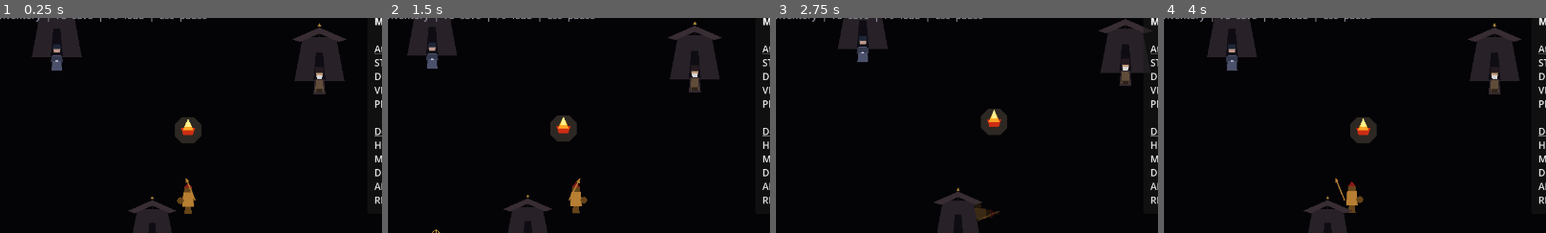
Above: before the commit, frames 1-4 (left to right).
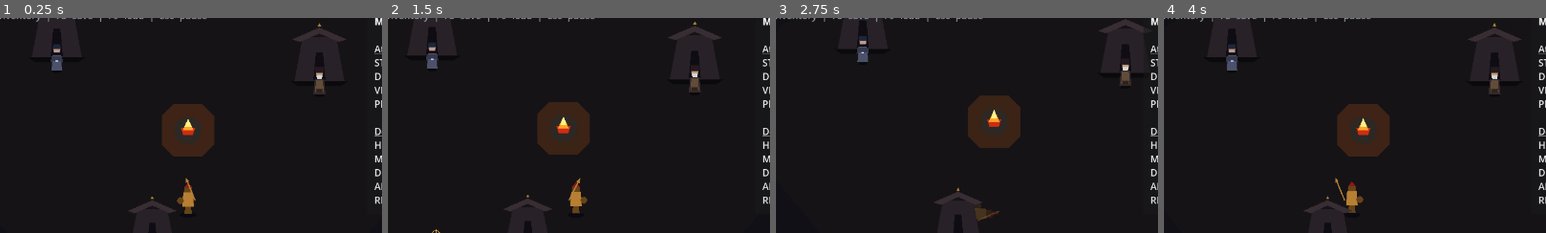
Above: after the commit, the same moments.

Repository: GhrammR/Erebus-Forsaken
Game: Godot game, scene res://scenes/main.tscn
Two runs of this game, one before a commit and one after it. Both use one fixed random seed, a clock stepped at 60 frames per second and the inputs below.
Inputs (mouse positions are % of the whole screen's width and height, from its top left):
- Up to frame 1 (0.25 s): no input
- Up to frame 2 (1.5 s): tap Enter at 0.5 s; move the mouse to (72, 45) at 0.52 s; hold D (move_right) 0.53-1.25 s; tap E at 0.6 s; click (72, 45) at 0.67 s; tap Space at 0.77 s; drag from (30, 55) to (64, 19) at 1.27 s
- Up to frame 3 (2.75 s): move the mouse to (60, 28) at 2.02 s; hold D (move_right) from 2.03 s (still down); tap K at 2.1 s
- Up to frame 4 (4 s): release D (move_right) at 2.75 s; drag from (45, 70) to (37, 12) at 2.77 s; tap Space at 3.5, 3.77 s; move the mouse to (80, 65) at 3.52 s; hold A (move_left) from 3.53 s (still down); tap M at 3.6 s
The pictures show only the part of the screen within x 25-75%, y 4-54%; the shares and areas given below are measured in that part.

The runs differ from the first frame. In frame 1, 2.3% of the frame differs, in the area x 42-57%, y 40-65%; in frame 2, 2.3%; in frame 3, 2.3%; in frame 4, 2.3%.

Commit message:
polish(stage 6): click-to-interact + selection ring + chrome cleanup
Click-to-interact (final form):
- Tight silhouette-shaped hit test (|x| < 14, y in [-50, 6]) — a
  click on adjacent ground no longer engages an NPC. The previous
  radius-based test caught clicks well outside the visible sprite.
- SelectionRing scene under each NPC's feet: outer halo, gold ring,
  ground-color cutout. Rendered at z=-1 absolute (above ground
  polygons, below sprite parts). Toggled via modulate.a so it
  bypasses any y-sort + z_index visibility edge cases.
- Status feedback ("Targeting Kallias the Salvager") on click,
  cleared on arrival.
- Same wiring in scenes/game.gd and test/town_workbench.gd.

Respawn input reset:
- PlayerInput.clear_click_target() drops pending target + emits
  click_target_cleared. Player._respawn() calls it and zeroes
  _intent/velocity so the respawned player stands still instead
  of immediately marching to the pre-death destination.
- failure-modes #19 documents the stale-input pattern.

Splash chrome hidden by workbench:
- main.gd hides BuildLabel, HintLabel, AND Background by default.
  Only the --splash branch re-shows them. Previously the Background
  ColorRect (1280x720 at world (0,0), z=0) covered the camp.
- art: fire pit Glow shrunk 180->88 and alpha 0.28->0.18 so the
  warm halo reads as ambient firelight, not a flood.
- threshold_camp VoidBackground and town_workbench Background
  pushed to z=-100 absolute so they don't compete with on-zone
  decorative polygons.

Death-penalty design parked at Stage 7 (multi-choice prompt
recorded in act1-status).

Diff:
--- /dev/null
+++ b/art/procedural/npcs/selection_ring.tscn
@@ -0,0 +1,18 @@
+[gd_scene format=3]
+
+[node name="SelectionRing" type="Node2D"]
+z_index = -1
+z_as_relative = false
+position = Vector2(0, 4)
+
+[node name="Halo" type="Polygon2D" parent="."]
+polygon = PackedVector2Array(-28, 0, -24, -8, -14, -12, 0, -13, 14, -12, 24, -8, 28, 0, 24, 8, 14, 12, 0, 13, -14, 12, -24, 8)
+color = Color(1.0, 0.85, 0.30, 0.45)
+
+[node name="Ring" type="Polygon2D" parent="."]
+polygon = PackedVector2Array(-22, 0, -19, -6, -11, -9, 0, -10, 11, -9, 19, -6, 22, 0, 19, 6, 11, 9, 0, 10, -11, 9, -19, 6)
+color = Color(1.0, 0.95, 0.55, 1.0)
+
+[node name="Cutout" type="Polygon2D" parent="."]
+polygon = PackedVector2Array(-16, 0, -14, -4, -8, -7, 0, -8, 8, -7, 14, -4, 16, 0, 14, 4, 8, 7, 0, 8, -8, 7, -14, 4)
+color = Color(0.07, 0.065, 0.09, 1)
--- a/art/procedural/zones/fire_pit.tscn
+++ b/art/procedural/zones/fire_pit.tscn
@@ -26,7 +26,7 @@
 "times": PackedFloat32Array(0.0, 0.7, 1.4),
 "transitions": PackedFloat32Array(1, 1, 1),
 "update": 0,
-"values": [Color(1, 0.85, 0.6, 0.28), Color(1, 0.7, 0.4, 0.36), Color(1, 0.85, 0.6, 0.28)]
+"values": [Color(1, 0.85, 0.6, 0.16), Color(1, 0.7, 0.4, 0.22), Color(1, 0.85, 0.6, 0.16)]
 }
 
 [sub_resource type="AnimationLibrary" id="anim_lib"]
@@ -39,8 +39,8 @@
 
 [node name="Glow" type="Polygon2D" parent="."]
 z_index = -1
-modulate = Color(1, 0.85, 0.6, 0.28)
-polygon = PackedVector2Array(-90, -50, -50, -90, 50, -90, 90, -50, 90, 50, 50, 90, -50, 90, -90, 50)
+modulate = Color(1, 0.85, 0.6, 0.18)
+polygon = PackedVector2Array(-44, -24, -24, -44, 24, -44, 44, -24, 44, 24, 24, 44, -24, 44, -44, 24)
 color = Color(1.0, 0.55, 0.15, 1)
 
 [node name="Stones" type="Polygon2D" parent="."]
--- a/scenes/game.gd
+++ b/scenes/game.gd
@@ -20,6 +20,15 @@
 @onready var _status: Label = $HUD/Status
 @onready var _info: Label = $HUD/DebugInfo
 @onready var _click_marker: Node2D = $ClickMarker
+
+## Click-to-interact target — set when the player clicks on an NPC's
+## body footprint, auto-fires interact() once the player walks into
+## the NPC's range. Tight radius (sprite torso, not the wide
+## "press E" InteractArea) so clicking adjacent ground walks there
+## without engaging the NPC. The targeted NPC shows a SelectionRing
+## under its feet until consumed or cleared.
+const _CLICK_NPC_RADIUS: float = 22.0
+var _pending_interact_npc: Npc = null
 
 func _ready() -> void:
 	_help.text = "Click=move  |  WASD  |  E=interact  |  I=inventory  |  F5=save  |  F9=load  |  Esc=pause"
@@ -80,9 +89,36 @@
 func _on_click_target_set(world_pos: Vector2) -> void:
 	_click_marker.global_position = world_pos
 	_click_marker.visible = true
+	# Did this click land on an NPC's body footprint? If so queue
+	# auto-interact + show the selection ring. Otherwise clear any
+	# prior pending NPC (player redirected with a fresh click).
+	_set_pending_npc(_find_npc_at(world_pos))
 
 func _on_click_target_cleared() -> void:
 	_click_marker.visible = false
+
+func _find_npc_at(world_pos: Vector2) -> Npc:
+	if _camp == null:
+		return null
+	var npcs := _camp.find_children("*", "Npc", true, false)
+	for n in npcs:
+		var npc := n as Npc
+		if npc == null:
+			continue
+		if npc.click_hits(world_pos, _CLICK_NPC_RADIUS):
+			return npc
+	return null
+
+func _set_pending_npc(npc: Npc) -> void:
+	if _pending_interact_npc == npc:
+		return
+	if _pending_interact_npc != null and is_instance_valid(_pending_interact_npc):
+		_pending_interact_npc.set_selected(false)
+	_pending_interact_npc = npc
+	if npc != null:
+		npc.set_selected(true)
+		_status.text = "Targeting %s" % npc.display_name
+		_status.modulate = Color(1.0, 0.85, 0.30, 1)
 
 func _on_interact_pressed() -> void:
 	var npcs := _camp.find_children("*", "Npc", true, false)
@@ -113,6 +149,14 @@
 func _process(_delta: float) -> void:
 	if _player == null:
 		return
+	# Auto-interact once the player arrives at a clicked NPC.
+	if _pending_interact_npc != null:
+		if not is_instance_valid(_pending_interact_npc):
+			_pending_interact_npc = null
+		elif _pending_interact_npc.is_in_range():
+			var n := _pending_interact_npc
+			_set_pending_npc(null)
+			n.interact()
 	var w := _player.get_wallet()
 	var gold_str := "%d g" % w.gold if w != null else "0 g"
 	_info.text = "pos=(%d,%d)   zone=%s   %s" % [
--- a/scenes/game.tscn
+++ b/scenes/game.tscn
@@ -16,6 +16,8 @@
 
 [node name="Background" type="ColorRect" parent="."]
 mouse_filter = 2
+z_index = -100
+z_as_relative = false
 offset_left = -2000.0
 offset_top = -2000.0
 offset_right = 2000.0
--- a/scenes/npc/eurynome.tscn
+++ b/scenes/npc/eurynome.tscn
@@ -1,7 +1,8 @@
-[gd_scene load_steps=5 format=3]
+[gd_scene load_steps=6 format=3]
 
 [ext_resource type="Script" path="res://scripts/npc/eurynome.gd" id="1_e"]
 [ext_resource type="PackedScene" path="res://art/procedural/npcs/eurynome_sprite.tscn" id="2_es"]
+[ext_resource type="PackedScene" path="res://art/procedural/npcs/selection_ring.tscn" id="3_sel"]
 
 [sub_resource type="CapsuleShape2D" id="cap_feet"]
 radius = 5.0
@@ -18,6 +19,8 @@
 script = ExtResource("1_e")
 display_name = "Eurynome"
 quest_id = &"eurynome_relic"
+
+[node name="SelectionRing" parent="." instance=ExtResource("3_sel")]
 
 [node name="SpriteAnchor" type="Node2D" parent="."]
 
--- a/scenes/npc/kallias.tscn
+++ b/scenes/npc/kallias.tscn
@@ -1,8 +1,9 @@
-[gd_scene load_steps=6 format=3]
+[gd_scene load_steps=7 format=3]
 
 [ext_resource type="Script" path="res://scripts/npc/kallias.gd" id="1_k"]
 [ext_resource type="PackedScene" path="res://art/procedural/npcs/kallias_sprite.tscn" id="2_ks"]
 [ext_resource type="Resource" path="res://data/npc/kallias_stock.tres" id="3_st"]
+[ext_resource type="PackedScene" path="res://art/procedural/npcs/selection_ring.tscn" id="4_sel"]
 
 [sub_resource type="CapsuleShape2D" id="cap_feet"]
 radius = 5.0
@@ -19,6 +20,8 @@
 script = ExtResource("1_k")
 display_name = "Kallias the Salvager"
 stock = ExtResource("3_st")
+
+[node name="SelectionRing" parent="." instance=ExtResource("4_sel")]
 
 [node name="SpriteAnchor" type="Node2D" parent="."]
 
--- a/scenes/zones/threshold_camp.tscn
+++ b/scenes/zones/threshold_camp.tscn
@@ -25,6 +25,8 @@
 
 [node name="VoidBackground" type="ColorRect" parent="."]
 mouse_filter = 2
+z_index = -100
+z_as_relative = false
 offset_left = -2400.0
 offset_top = -1600.0
 offset_right = 2400.0
--- a/scripts/main.gd
+++ b/scripts/main.gd
@@ -2,10 +2,19 @@
 
 @onready var _build_label: Label = $BuildLabel
 @onready var _hint_label: Label = $HintLabel
+@onready var _background: ColorRect = $Background
 
 func _ready() -> void:
 	# Headless test runners. Pass after "--" so Godot ignores them.
 	var args := OS.get_cmdline_user_args()
+	# Hide the title-screen chrome by default; the --splash branch
+	# re-shows it. Without this, any workbench launched through
+	# main.tscn would render the splash Background ColorRect (a
+	# 1280x720 dark box anchored at world (0,0)) on top of the
+	# scene's geometry — exactly where the player ends up walking.
+	_build_label.hide()
+	_hint_label.hide()
+	_background.hide()
 	if "--verify" in args:
 		add_child(load("res://test/stage1_verify.tscn").instantiate())
 		return
@@ -40,14 +49,15 @@
 		add_child(load("res://test/town_workbench.tscn").instantiate())
 		return
 	if "--splash" in args:
+		_build_label.show()
+		_hint_label.show()
+		_background.show()
 		_build_label.text = "Erebus Forsaken — build %s" % GameState.BUILD_VERSION
 		_hint_label.text = "Splash. Pass --town for the dev town workbench. Esc quits."
 		return
 	# Default boot — straight into the game (threshold camp, town
 	# auto-resumes from save if one exists). Pass --splash to keep
 	# the title screen, or any workbench flag to bypass.
-	_build_label.hide()
-	_hint_label.hide()
 	add_child(load("res://scenes/game.tscn").instantiate())
 
 func _unhandled_input(event: InputEvent) -> void:
--- a/scripts/npc/npc.gd
+++ b/scripts/npc/npc.gd
@@ -12,6 +12,7 @@
 @onready var _area: Area2D = $InteractArea
 
 var _player_in_range: bool = false
+var _selection_ring: Node2D = null
 
 func _ready() -> void:
 	input_pickable = false
@@ -19,6 +20,18 @@
 	_prompt.text = "[E] %s" % display_name
 	_area.body_entered.connect(_on_body_entered)
 	_area.body_exited.connect(_on_body_exited)
+	# Selection ring under the NPC's feet — shown when the player
+	# has click-targeted this NPC. Lives in the npc scene as a
+	# "SelectionRing" child. Combat will reuse this on enemies.
+	# We toggle via modulate.a rather than `.visible` because the
+	# Node2D.visible flag can mis-interact with y-sort + z_index
+	# grouping in nested scenes; alpha-fading is unambiguous.
+	_selection_ring = get_node_or_null(^"SelectionRing")
+	if _selection_ring == null:
+		push_warning("Npc %s has no SelectionRing child — click-to-interact will work but won't show a ring." % display_name)
+	else:
+		_selection_ring.visible = true
+		(_selection_ring as Node2D).modulate.a = 0.0
 
 func _on_body_entered(body: Node) -> void:
 	if body is Player:
@@ -33,6 +46,20 @@
 func is_in_range() -> bool:
 	return _player_in_range
 
+func set_selected(selected: bool) -> void:
+	if _selection_ring != null:
+		(_selection_ring as Node2D).modulate.a = 1.0 if selected else 0.0
+
+## True if a world-space click at `world_pos` lands on this NPC's
+## visible silhouette. Uses a rectangle tuned to the procedural
+## sprite footprint (~14 wide, head at -50, feet at +6) rather than
+## a circular radius — the round-radius variant caught ground clicks
+## above the head and below the shadow. `_radius` is kept for API
+## compatibility; ignored.
+func click_hits(world_pos: Vector2, _radius: float) -> bool:
+	var d := world_pos - global_position
+	return absf(d.x) < 14.0 and d.y > -50.0 and d.y < 6.0
+
 ## Subclasses override to open their dialog/vendor/quest panel.
 func interact() -> void:
 	interacted.emit(self)
--- a/scripts/player/player.gd
+++ b/scripts/player/player.gd
@@ -232,9 +232,15 @@
 	_life = LifeState.ALIVE
 	_combat = CombatState.READY
 	_attack_cd_remaining = 0.0
+	_intent = Vector2.ZERO
+	velocity = Vector2.ZERO
 	_hurtbox.set_deferred(&"monitoring", true)
 	_input.set_process_unhandled_input(true)
 	_input.set_physics_process(true)
+	# Clear any click-to-move target queued before death so the
+	# fresh-respawned player doesn't immediately march toward the
+	# spot where they died. See failure-modes #19.
+	_input.clear_click_target()
 	# Reset the sprite root's transform: the `die` animation leaves
 	# rotation=PI/2 and modulate.a=0.3, and `idle` doesn't animate
 	# those properties so they'd persist into the new life.
--- a/scripts/player/player_input.gd
+++ b/scripts/player/player_input.gd
@@ -121,3 +121,16 @@
 
 func has_click_target() -> bool:
 	return _has_click_target
+
+## Drop any pending click-to-move target. Called on death/respawn
+## (so the player doesn't keep walking toward their pre-death click)
+## and during scene transitions. Emits click_target_cleared if a
+## target was active so the marker hides too.
+func clear_click_target() -> void:
+	if not _has_click_target:
+		return
+	_has_click_target = false
+	_stuck_frames = 0
+	_last_intent = Vector2.ZERO
+	move_intent_changed.emit(Vector2.ZERO)
+	click_target_cleared.emit()
--- a/test/town_workbench.gd
+++ b/test/town_workbench.gd
@@ -14,6 +14,9 @@
 @onready var _info: Label = $HUD/DebugInfo
 @onready var _status: Label = $HUD/Status
 @onready var _click_marker: Node2D = $ClickMarker
+
+const _CLICK_NPC_RADIUS: float = 22.0
+var _pending_interact_npc: Npc = null
 
 func _ready() -> void:
 	_help.text = "Click=move  |  WASD  |  E=interact  |  I=inventory  |  M/P/H/O=class  |  F5=save  |  F9=load  |  Esc=pause"
@@ -77,9 +80,33 @@
 func _on_click_target_set(world_pos: Vector2) -> void:
 	_click_marker.global_position = world_pos
 	_click_marker.visible = true
+	_set_pending_npc(_find_npc_at(world_pos))
 
 func _on_click_target_cleared() -> void:
 	_click_marker.visible = false
+
+func _find_npc_at(world_pos: Vector2) -> Npc:
+	if _camp == null:
+		return null
+	var npcs := _camp.find_children("*", "Npc", true, false)
+	for n in npcs:
+		var npc := n as Npc
+		if npc == null:
+			continue
+		if npc.click_hits(world_pos, _CLICK_NPC_RADIUS):
+			return npc
+	return null
+
+func _set_pending_npc(npc: Npc) -> void:
+	if _pending_interact_npc == npc:
+		return
+	if _pending_interact_npc != null and is_instance_valid(_pending_interact_npc):
+		_pending_interact_npc.set_selected(false)
+	_pending_interact_npc = npc
+	if npc != null:
+		npc.set_selected(true)
+		_status.text = "Targeting %s" % npc.display_name
+		_status.modulate = Color(1.0, 0.85, 0.30, 1)
 
 func _on_interact_pressed() -> void:
 	# Forward E to the nearest in-range NPC. Range checks are owned
@@ -129,6 +156,13 @@
 func _process(_delta: float) -> void:
 	if _player == null:
 		return
+	if _pending_interact_npc != null:
+		if not is_instance_valid(_pending_interact_npc):
+			_pending_interact_npc = null
+		elif _pending_interact_npc.is_in_range():
+			var n := _pending_interact_npc
+			_set_pending_npc(null)
+			n.interact()
 	var w := _player.get_wallet()
 	var gold_str := "%d g" % w.gold if w != null else "0 g"
 	_info.text = "pos=(%d,%d)   zone=%s   %s" % [
--- a/test/town_workbench.tscn
+++ b/test/town_workbench.tscn
@@ -16,6 +16,8 @@
 
 [node name="Background" type="ColorRect" parent="."]
 mouse_filter = 2
+z_index = -100
+z_as_relative = false
 offset_left = -2000.0
 offset_top = -2000.0
 offset_right = 2000.0
Not shown, added: test/stage6_verify.gd.uid
Not shown, changed: .agent_governance/commands/act1-status.md
Not shown, changed: .agent_governance/rules/failure-modes.md
